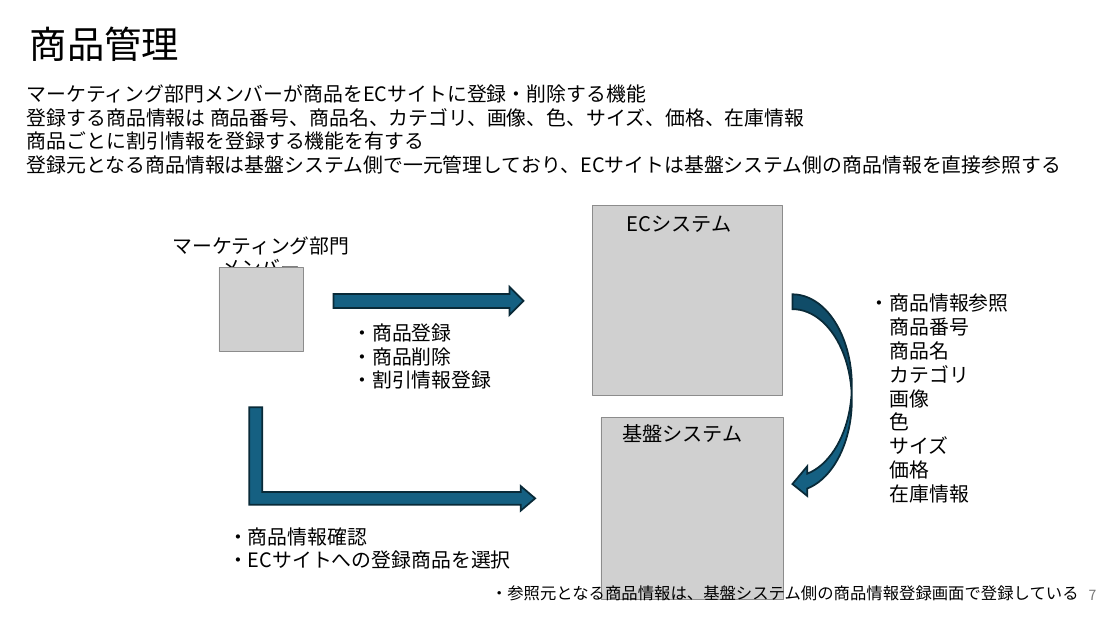
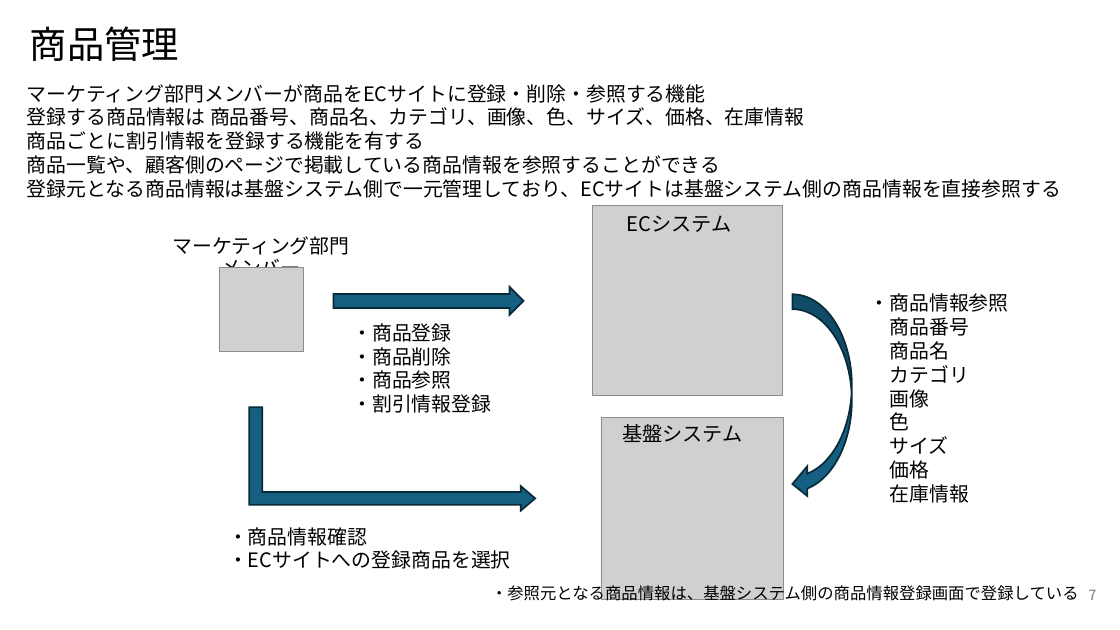
Before and after one commit to NaoyaIshizumi-Pasona/pm-cause-ec, a slide deck: slide 7 of 提案書/別紙1_サイト利用者の業務概要図.pptx. Drawn at 1120x630 pixels with LibreOffice and Linux fonts; fonts in the diff are those of the drawing; grey boxes stand for pictures. Boxes give left, top, right and bottom in pixels: in the first picture for what was removed or moved away, otherwise in the second. Text is boxed around its words. In the diff, an @@ line names an element or a change of style, - is before the commit and + after.

```diff
--- a/提案書/別紙1_サイト利用者の業務概要図.pptx
+++ b/提案書/別紙1_サイト利用者の業務概要図.pptx
@@ text at bbox=[27, 84, 706, 103]: text changed @@
-マーケティング部門メンバーが商品をECサイトに登録・削除する機能
+マーケティング部門メンバーが商品をECサイトに登録・削除・参照する機能
@@ text at bbox=[27, 155, 720, 174]: paragraph added @@
+商品一覧や、顧客側のページで掲載している商品情報を参照することができる
@@ text at bbox=[352, 370, 451, 389]: paragraph added @@
+・商品参照
```
Also in this commit, not shown: 8 other slides changed, 1 slide added, 3 other files.
